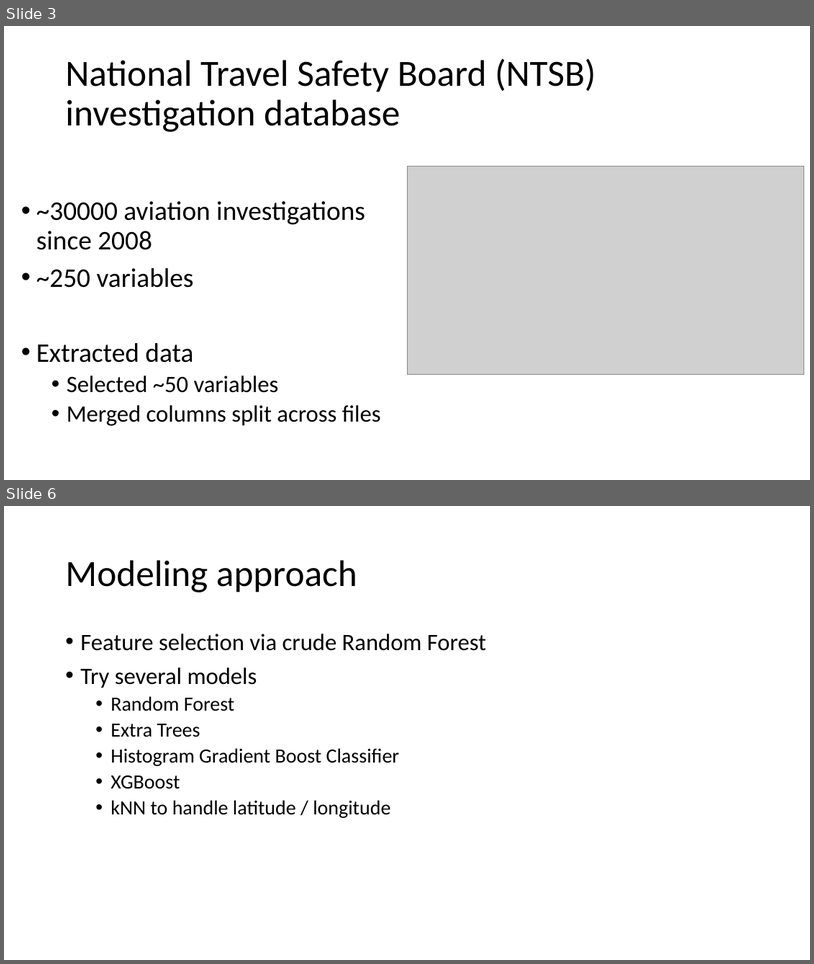
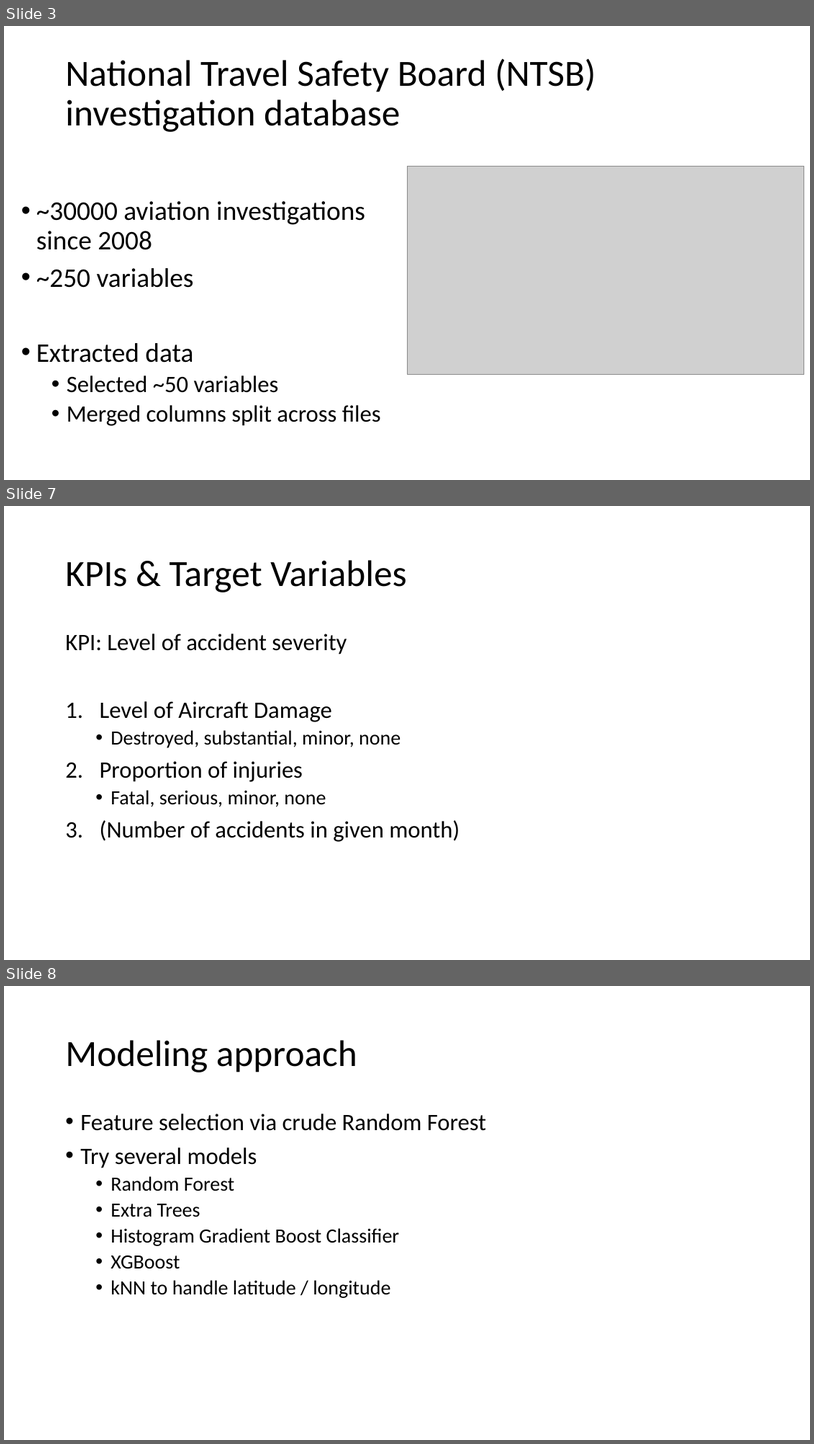
Before and after one commit to TheErdosInstitute-Summer2025-Project/aviation-project, a slide deck: checkpoints/presentation.pptx. Shown one above the other, each under a label of ours: slides 3 and 6 before the commit, slides 3, 7 and 8 after it; the slides between them are not shown. The pictures are 814x964 and 814x1444 pixels, drawn with LibreOffice and Linux fonts; fonts in the diff are those of the drawing; grey boxes stand for pictures. Boxes give left, top, right and bottom in pixels: in the first picture for what was removed or moved away, otherwise in the second. Text is boxed around its words. In the diff, an @@ line names an element or a change of style, - is before the commit and + after.

```diff
--- a/checkpoints/presentation.pptx
+++ b/checkpoints/presentation.pptx
@@ slide 7 added at bbox=[4, 506, 810, 960], background #FFFFFF @@
@@ title added at bbox=[65, 560, 406, 592], 44 pt, text #000000 @@
+KPIs & Target Variables
@@ text added at bbox=[65, 633, 460, 842], 28 pt, text #000000 @@
+KPI: Level of accident severity
+1. Level of Aircraft Damage
+  • Destroyed, substantial, minor, none
+2. Proportion of injuries
+  • Fatal, serious, minor, none
+3. (Number of accidents in given month)
@@ what was slide 6 is now slide 8 @@
```
Also in this commit, not shown: 3 slides changed, 1 other slide added.
